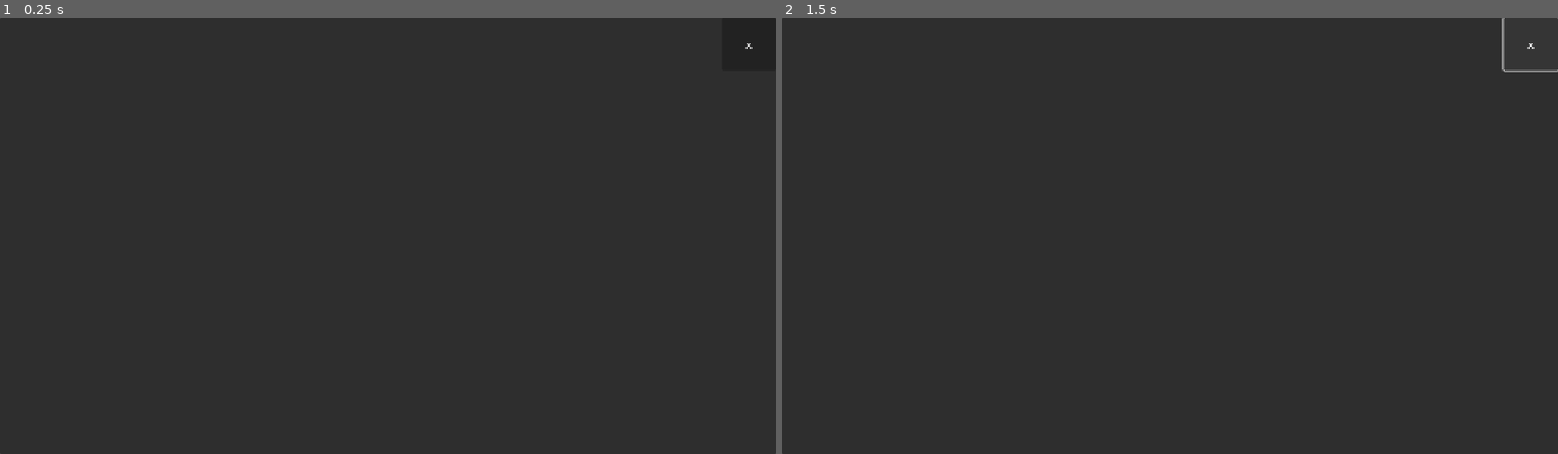
Above: before the commit, frames 1-2 (left to right).
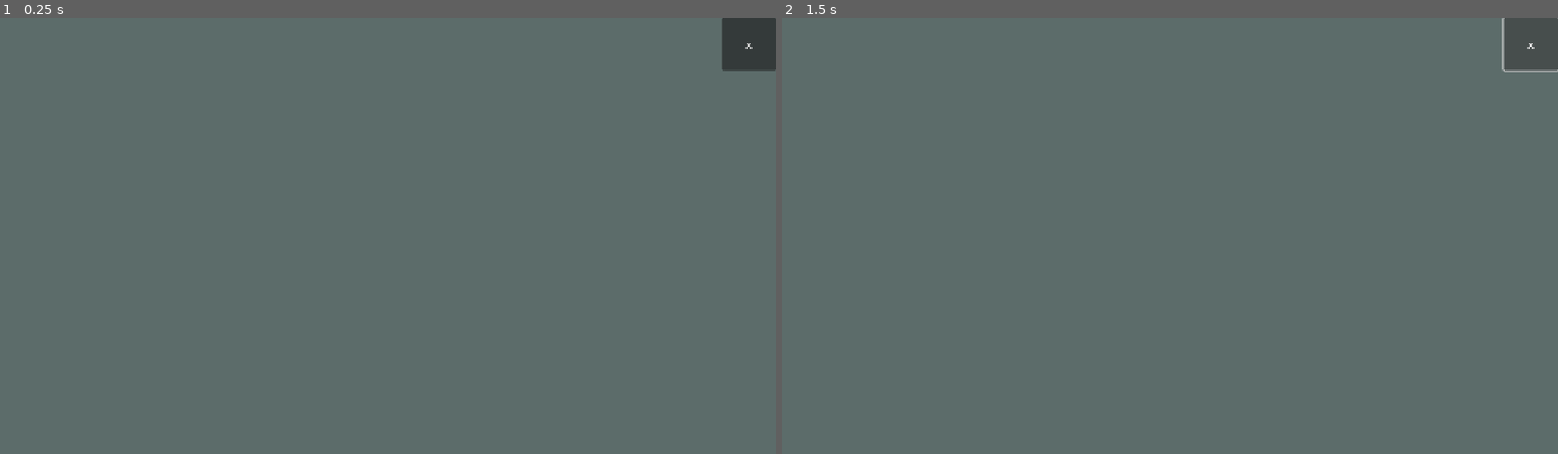
Above: after the commit, the same moments.

Repository: Jiwwie/gymnasiearbete
Game: Godot game, scene res://scenes/ui/board_ui.tscn
Two runs of this game, one before a commit and one after it. Both use one fixed random seed, a clock stepped at 60 frames per second and the inputs below. This scene is started directly instead of the project's main scene.
Inputs:
- Up to frame 1 (0.25 s): no input
- Up to frame 2 (1.5 s): tap Enter at 0.5 s; hold D (move_right) 0.53-1.25 s; tap E (interact) at 0.6 s; click "x" at 1.25 s

The runs differ from the first frame. In frame 1, 99% of the frame differs, in the area x 0-100%, y 0-100%; in frame 2, 100%.

Commit message:
Move maptest scenes and update board UI
Renamed maptest1.tscn and maptest2.tscn to a new directory for better organization. Added VBoxContainer and ColorRect nodes to board_ui.tscn to enhance UI layout and appearance.

Diff:
--- a/scenes/ui/board_ui.tscn
+++ b/scenes/ui/board_ui.tscn
@@ -16,6 +16,23 @@
 grow_horizontal = 2
 grow_vertical = 2
 
+[node name="VBoxContainer" type="VBoxContainer" parent="Panel"]
+layout_mode = 1
+anchors_preset = 15
+anchor_right = 1.0
+anchor_bottom = 1.0
+grow_horizontal = 2
+grow_vertical = 2
+
+[node name="ColorRect" type="ColorRect" parent="Panel"]
+layout_mode = 1
+anchors_preset = 15
+anchor_right = 1.0
+anchor_bottom = 1.0
+grow_horizontal = 2
+grow_vertical = 2
+color = Color(0.36201328, 0.42372644, 0.4161687, 1)
+
 [node name="Button" type="Button" parent="Panel"]
 layout_mode = 1
 anchors_preset = 1
Renamed: scenes/environment/maptest/maptest1.tscn -> scenes/maptest/maptest1.tscn
Renamed: scenes/environment/maptest/maptest2.tscn -> scenes/maptest/maptest2.tscn
